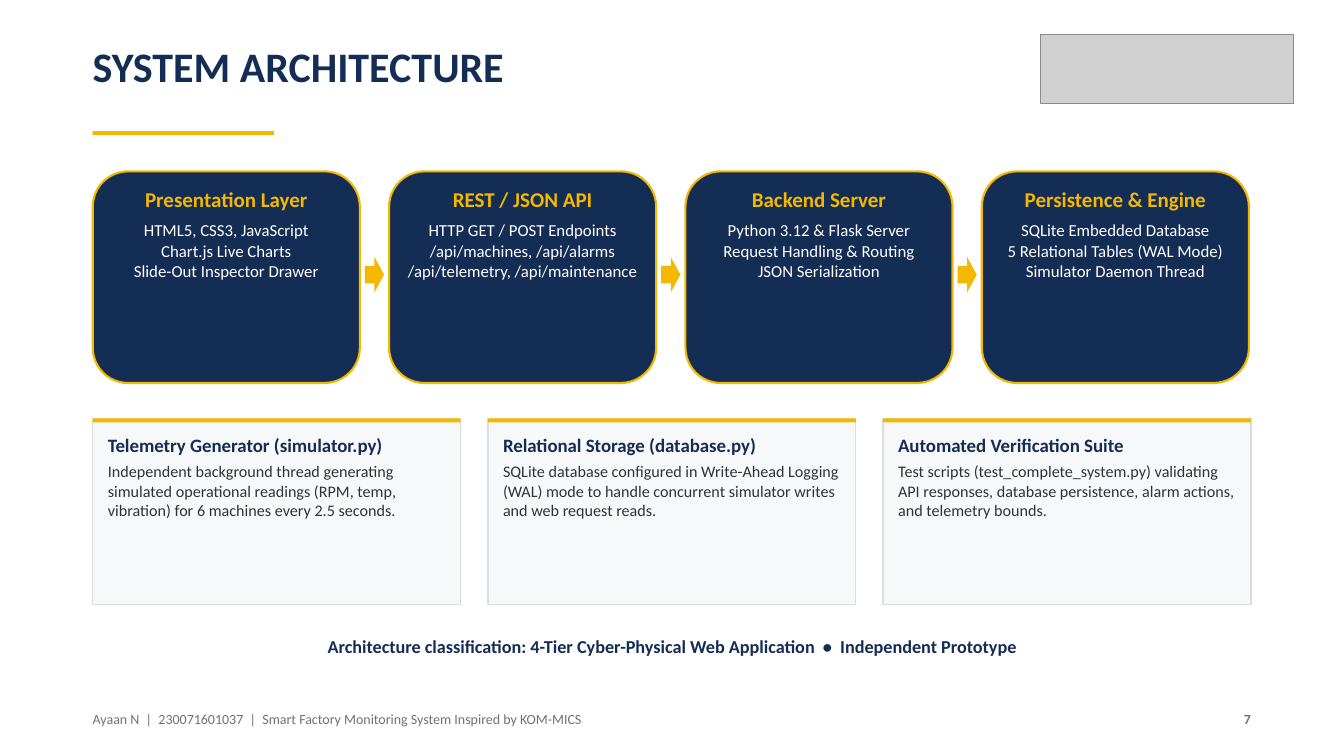
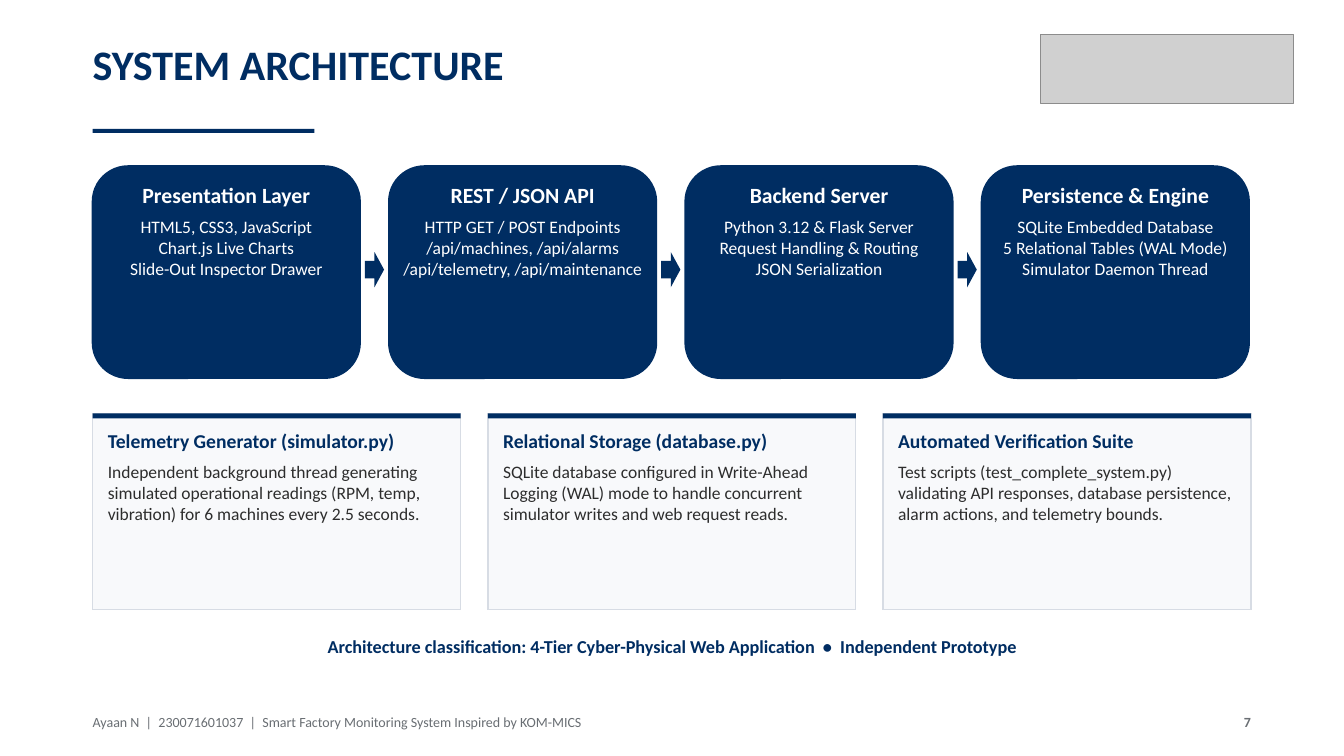
Before and after one commit to ayaan0405/KOM-MICS-Smart-Factory-Monitoring, a slide deck: slide 7 of Ayaan_Internship_Presentation.pptx. Drawn at 1344x756 pixels with LibreOffice and Linux fonts; fonts in the diff are those of the drawing; grey boxes stand for pictures. Boxes give left, top, right and bottom in pixels: in the first picture for what was removed or moved away, otherwise in the second. Text is boxed around its words. In the diff, an @@ line names an element or a change of style, - is before the commit and + after.

```diff
--- a/Ayaan_Internship_Presentation.pptx
+++ b/Ayaan_Internship_Presentation.pptx
@@ text "SYSTEM ARCHITECTURE" at (93,52,504,81): text colour #142D55 to #002D62 @@
@@ fill #F5B800 to #002D62 in 7 elements at (93,413,461,418), (488,413,856,418), (883,413,1251,418), (365,252,384,287), (661,252,681,287), (958,252,977,287), (93,129,315,133) @@
@@ rectangle: place and size @@
-rectangle at (93,131,274,135)
+rectangle at (93,129,315,133)
@@ 4 rounded rectangles, 3 rectangles, 3 right arrows: place and size @@
-4 rounded rectangles, 3 rectangles, 3 right arrows at (93,171,1251,422)
+4 rounded rectangles, 3 rectangles, 3 right arrows at (93,166,1251,418)
@@ fill #142D55 to #002D62; outline #F5B800 1.5 pt to #002D62 1.5 pt in 4 elements at (93,166,360,378), (389,166,656,378), (686,166,953,378), (982,166,1249,378) @@
@@ text "Presentation Layer" at (130,187,323,278): size 15 to 15.5 pt, text colour #F5B800 to #FFFFFF in "Presentation Layer"; size 12 to 12.5 pt in "HTML5, CSS3, JavaScript Chart.js Live Charts Slide-Out ..." @@
@@ text "REST / JSON API" at (403,188,642,278): size 15 to 15.5 pt, text colour #F5B800 to #FFFFFF in "REST / JSON API"; size 12 to 12.5 pt in "HTTP GET / POST Endpoints /api/machines, /api/alarms ..." @@
@@ text "Backend Server" at (720,187,919,275): size 15 to 15.5 pt, text colour #F5B800 to #FFFFFF in "Backend Server"; size 12 to 12.5 pt in "Python 3.12 & Flask Server Request Handling ..." @@
@@ text "Persistence & Engine" at (1003,187,1227,275): size 15 to 15.5 pt, text colour #F5B800 to #FFFFFF in "Persistence & Engine"; size 12 to 12.5 pt in "SQLite Embedded Database 5 Relational Tables (WAL ..." @@
@@ rectangle: place and size @@
-rectangle at (93,418,461,605)
+rectangle at (93,413,461,610)
@@ rectangle: place and size @@
-rectangle at (488,418,856,605)
+rectangle at (488,413,856,610)
@@ fill #F6F8FA to #F8F9FB; outline #DADEE4 1 pt to #D7DCE4 1 pt in 3 elements at (93,413,461,610), (488,413,856,610), (883,413,1251,610) @@
@@ rectangle: place and size @@
-rectangle at (883,418,1251,605)
+rectangle at (883,413,1251,610)
@@ text "Telemetry Generator (simulator.py)" at (108,433,420,523): size 13.5 to 14 pt, text colour #142D55 to #002D62 in "Telemetry Generator (simulator.py)"; size 11.5 to 12.5 pt, text colour #323232 to #2D2D2D in "Independent background thread generating simulated operation ..."; more space between paragraphs @@
@@ text "Relational Storage (database.py)" at (503,433,808,523): size 13.5 to 14 pt, text colour #142D55 to #002D62 in "Relational Storage (database.py)"; size 11.5 to 12.5 pt, text colour #323232 to #2D2D2D in "SQLite database configured in Write-Ahead Logging (WAL) ..."; more space between paragraphs @@
@@ text "Automated Verification Suite" at (898,434,1231,523): size 13.5 to 14 pt, text colour #142D55 to #002D62 in "Automated Verification Suite"; size 11.5 to 12.5 pt, text colour #323232 to #2D2D2D in "Test scripts (test_complete_system.py) validating API respon ..."; more space between paragraphs @@
@@ text "Architecture classification: 4-Tier Cyber-Physical Web ..." at (328,640,1016,656): text colour #142D55 to #002D62 @@
@@ text "Ayaan N | 230071601037 | ..." at (93,717,581,730): text colour #6E7378 to #696E73 @@
@@ text "7" at (1244,718,1251,727): text colour #6E7378 to #696E73 @@
```
Also in this commit, not shown: 9 other slides changed, 11 other files.
